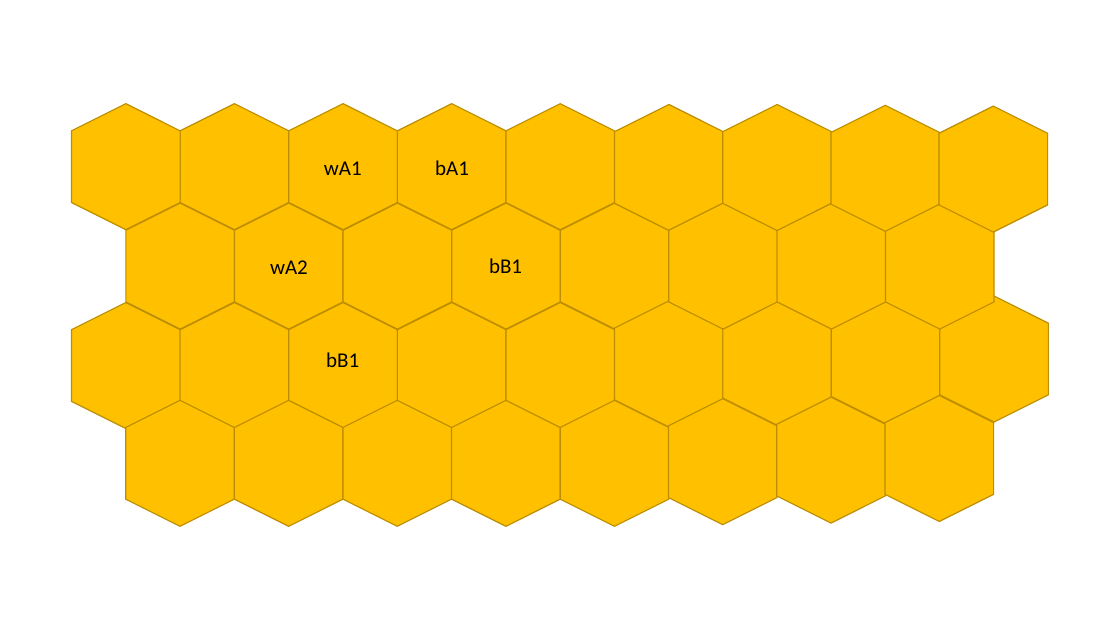
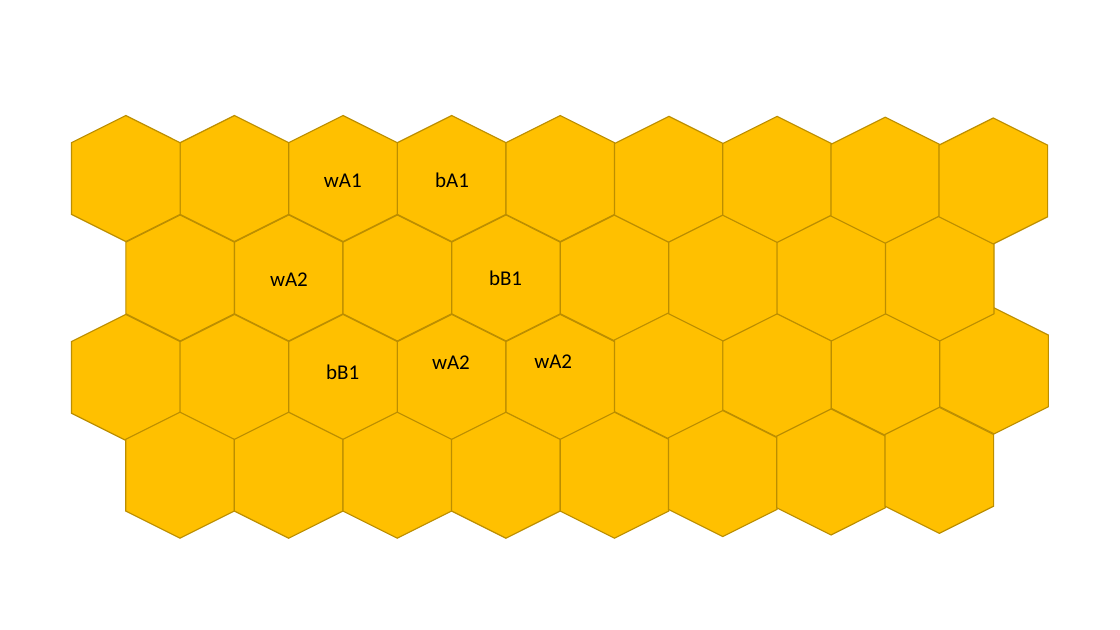
Before and after one commit to ay-sbu/ai-hive-game-python, a slide deck: slide 2 of hive.pptx. Drawn at 1120x630 pixels with LibreOffice and Linux fonts; fonts in the diff are those of the drawing. Boxes give left, top, right and bottom in pixels: in the first picture for what was removed or moved away, otherwise in the second. Text is boxed around its words. In the diff, an @@ line names an element or a change of style, - is before the commit and + after.

```diff
--- a/hive.pptx
+++ b/hive.pptx
@@ 5 hexagons: place and size @@
-5 hexagons at box(72, 302, 615, 428)
+5 hexagons at box(72, 315, 615, 441)
@@ text added at box(432, 355, 470, 369), 18 pt, text #000000 @@
+wA2
@@ text added at box(534, 354, 572, 368), 18 pt, text #000000 @@
+wA2
@@ 29 hexagons, 5 texts: place and size @@
-29 hexagons, 5 texts at box(72, 104, 1048, 526)
+29 hexagons, 5 texts at box(72, 116, 1048, 538)
```
Also in this commit, not shown: 4 other files.
